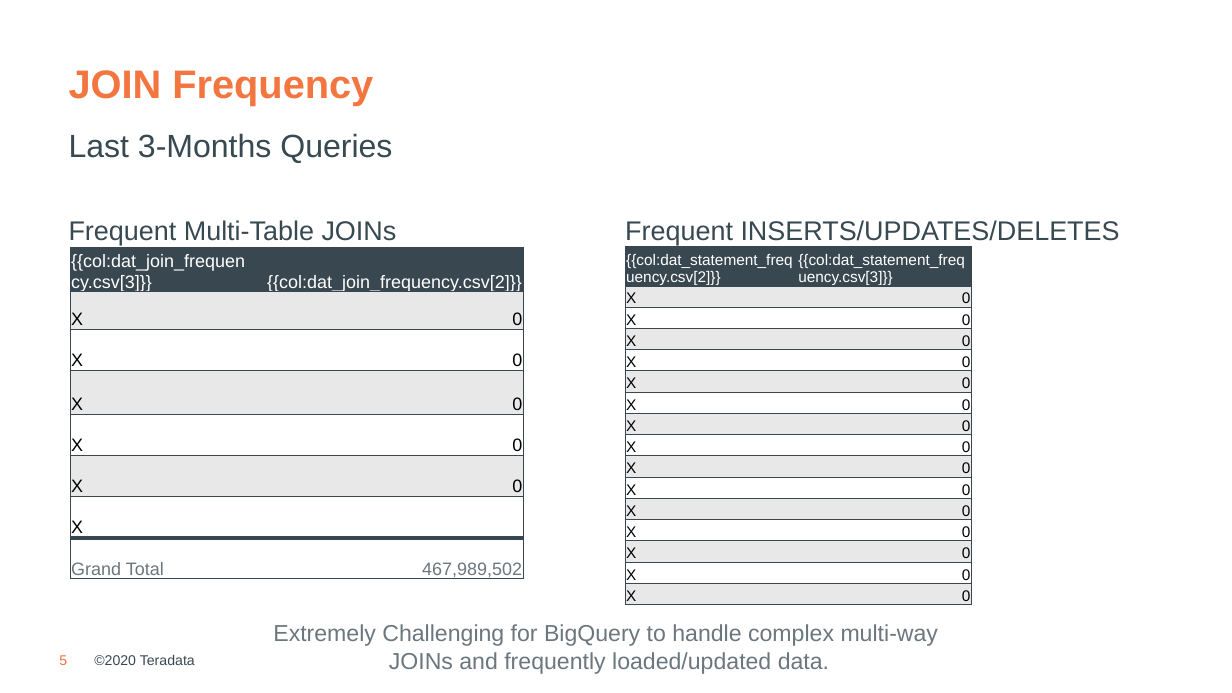
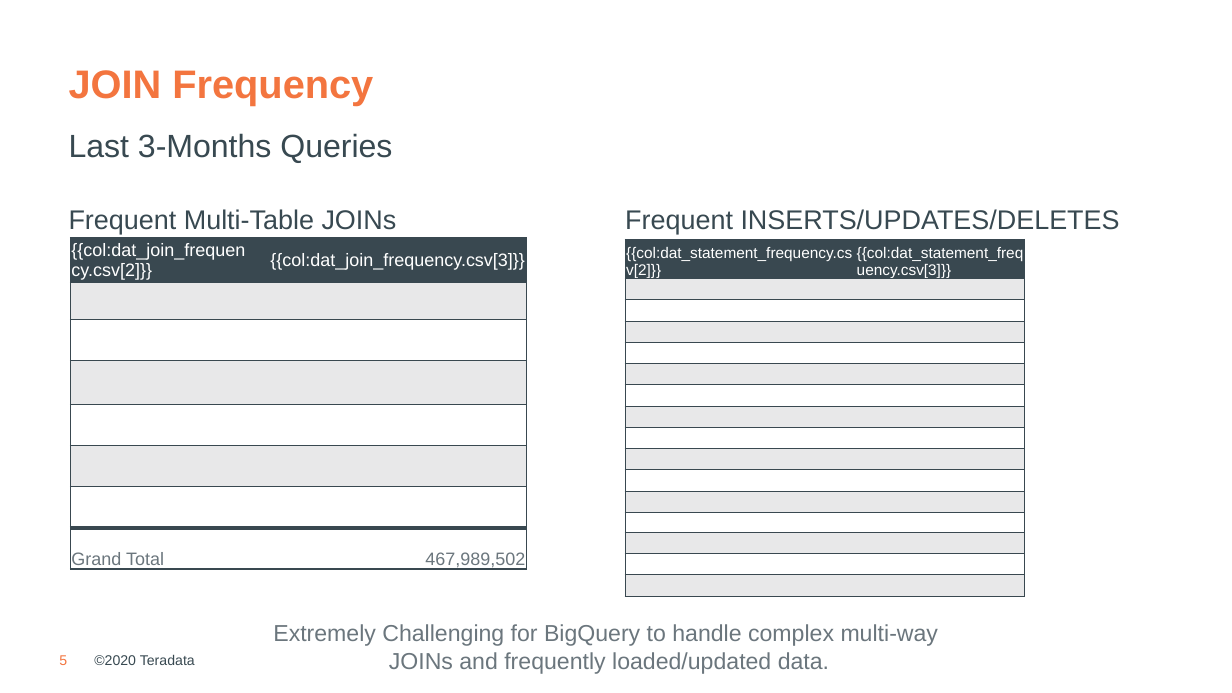
Before and after one commit to tdcoa/sql, a slide deck: slide 5 of filesets/workload_analytics/big_query_migration_blockers.pptx. Drawn at 1232x693 pixels with LibreOffice and Linux fonts; fonts in the diff are those of the drawing; background and template pictures are left out. Boxes give left, top, right and bottom in pixels: in the first picture for what was removed or moved away, otherwise in the second. Text is boxed around its words. In the diff, an @@ line names an element or a change of style, - is before the commit and + after.

```diff
--- a/filesets/workload_analytics/big_query_migration_blockers.pptx
+++ b/filesets/workload_analytics/big_query_migration_blockers.pptx
@@ 2 texts, 1 table moved together from (x1=69, y1=220, x2=1120, y2=583) to (x1=69, y1=209, x2=1120, y2=573) @@
@@ table at (x1=70, y1=238, x2=526, y2=573) @@
-row 1, column 1: {{col:dat_join_frequency.csv[3]}}
+row 1, column 1: {{col:dat_join_frequency.csv[2]}}
-row 1, column 2: {{col:dat_join_frequency.csv[2]}}
+row 1, column 2: {{col:dat_join_frequency.csv[3]}}
-row 2, column 1: X
+row 2, column 1: 
-row 2, column 2: 0
+row 2, column 2: 
-row 3, column 1: X
+row 3, column 1: 
-row 3, column 2: 0
+row 3, column 2: 
-row 4, column 1: X
+row 4, column 1: 
-row 4, column 2: 0
+row 4, column 2: 
-row 5, column 1: X
+row 5, column 1: 
-row 5, column 2: 0
+row 5, column 2: 
-row 6, column 1: X
+row 6, column 1: 
-row 6, column 2: 0
+row 6, column 2: 
-row 7, column 1: X
+row 7, column 1: 
@@ table at (x1=626, y1=239, x2=1026, y2=596) @@
-row 2, column 1: X
+row 2, column 1: 
-row 2, column 2: 0
+row 2, column 2: 
-row 3, column 1: X
+row 3, column 1: 
-row 3, column 2: 0
+row 3, column 2: 
-row 4, column 1: X
+row 4, column 1: 
-row 4, column 2: 0
+row 4, column 2: 
-row 5, column 1: X
+row 5, column 1: 
-row 5, column 2: 0
+row 5, column 2: 
-row 6, column 1: X
+row 6, column 1: 
-row 6, column 2: 0
+row 6, column 2: 
-row 7, column 1: X
+row 7, column 1: 
-row 7, column 2: 0
+row 7, column 2: 
-row 8, column 1: X
+row 8, column 1: 
-row 8, column 2: 0
+row 8, column 2: 
-row 9, column 1: X
+row 9, column 1: 
-row 9, column 2: 0
+row 9, column 2: 
-row 10, column 1: X
+row 10, column 1: 
-row 10, column 2: 0
+row 10, column 2: 
-row 11, column 1: X
+row 11, column 1: 
-row 11, column 2: 0
+row 11, column 2: 
-row 12, column 1: X
+row 12, column 1: 
-row 12, column 2: 0
+row 12, column 2: 
-row 13, column 1: X
+row 13, column 1: 
-row 13, column 2: 0
+row 13, column 2: 
-row 14, column 1: X
+row 14, column 1: 
-row 14, column 2: 0
+row 14, column 2: 
-row 15, column 1: X
+row 15, column 1: 
-row 15, column 2: 0
+row 15, column 2: 
-row 16, column 1: X
+row 16, column 1: 
-row 16, column 2: 0
+row 16, column 2: 
@@ table resized from (x1=626, y1=247, x2=971, y2=605) to (x1=626, y1=239, x2=1026, y2=596) @@
```
Also in this commit, not shown: 2 other slides changed, 1 other file.
